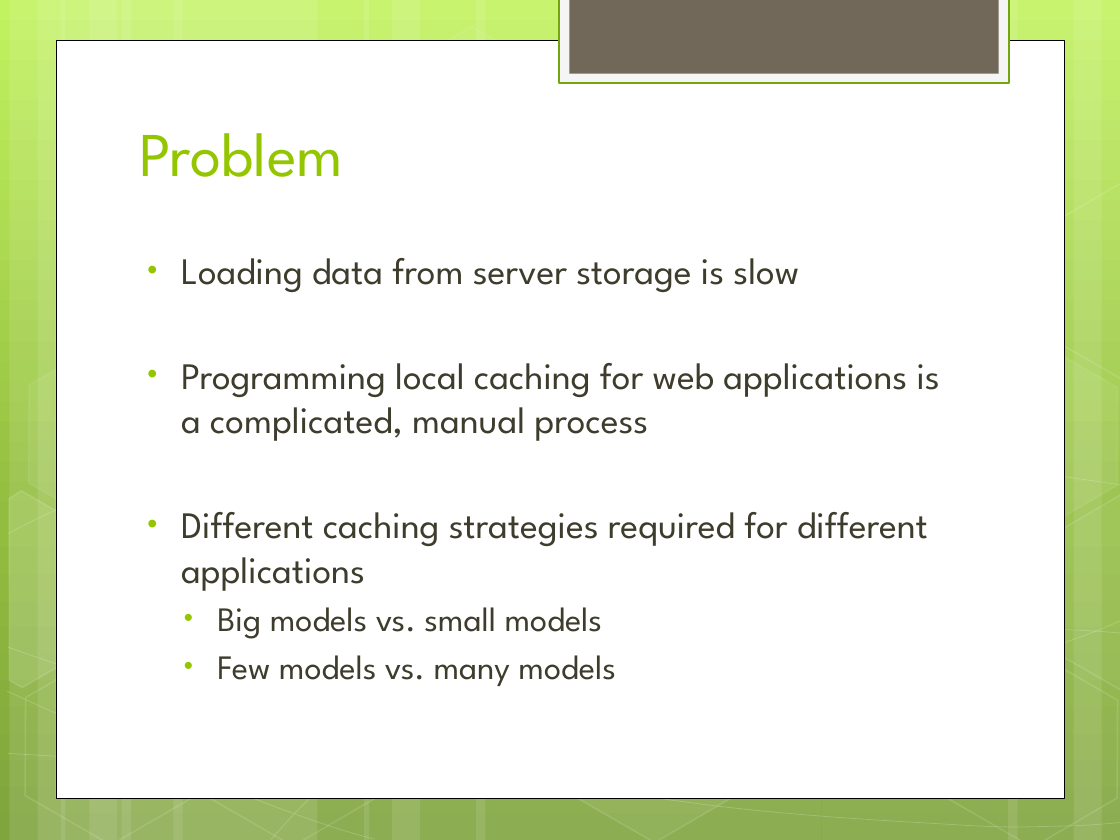
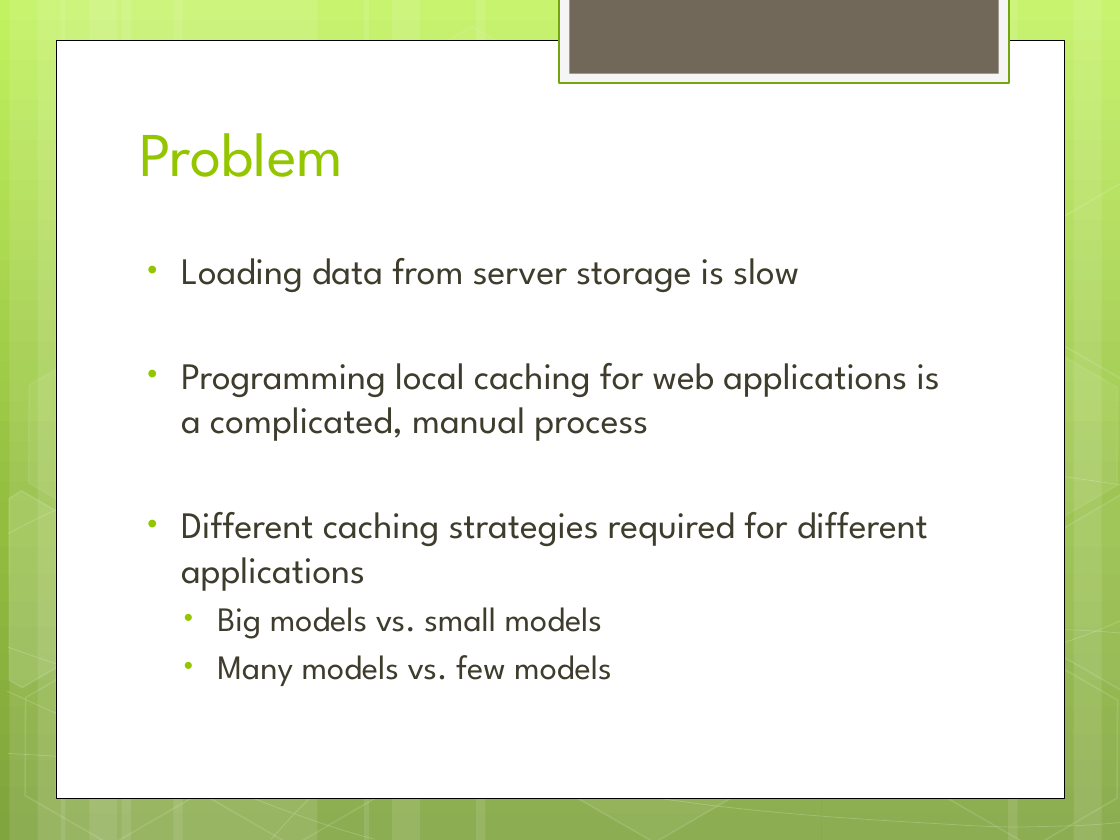
Before and after one commit to wolfes/backbone-store, a slide deck: slide 2 of presentation.pptx. Drawn at 1120x840 pixels with LibreOffice and Linux fonts; fonts in the diff are those of the drawing. Boxes give left, top, right and bottom in pixels: in the first picture for what was removed or moved away, otherwise in the second. Text is boxed around its words. In the diff, an @@ line names an element or a change of style, - is before the commit and + after.

```diff
--- a/presentation.pptx
+++ b/presentation.pptx
@@ text at (x1=217, y1=655, x2=612, y2=686): text changed @@
-  • Few models vs. many models
+  • Many models vs. few models
```
Also in this commit, not shown: 6 other slides changed, 1 slide removed.
